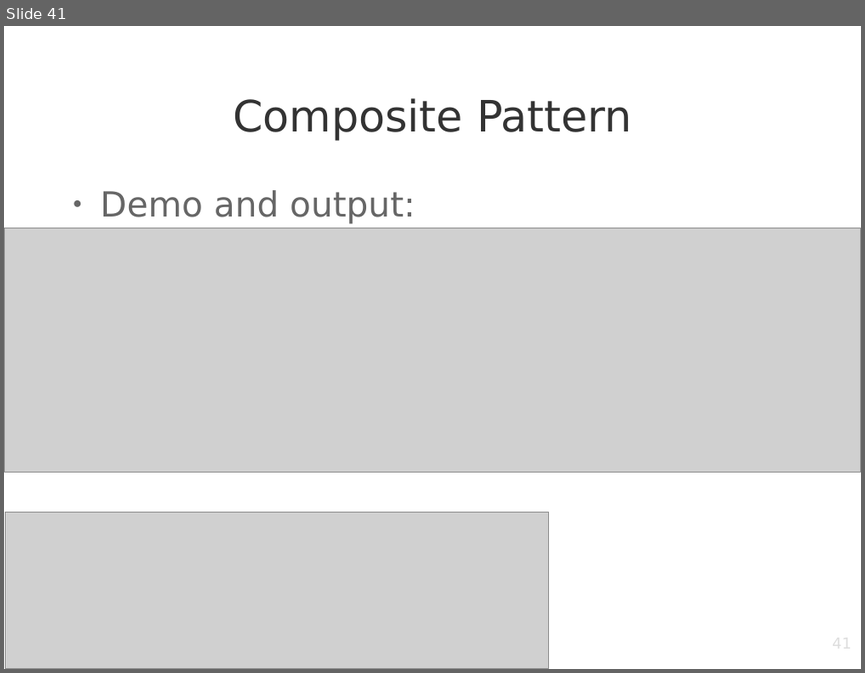
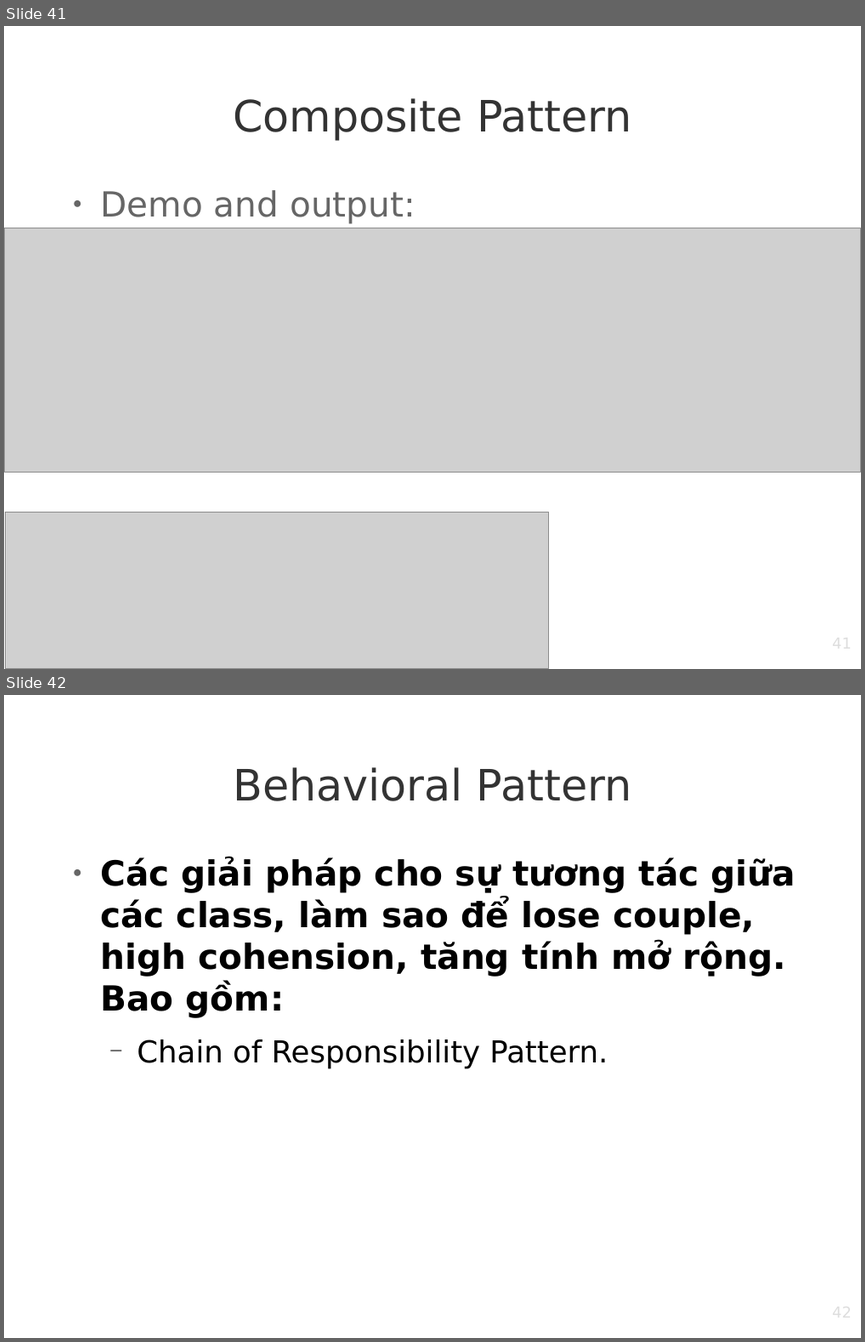
Before and after one commit to hatrunguet98/application-demo-java, a slide deck: DesignPattern.odp. Shown one above the other, each under a label of ours: slide 41 before the commit, slides 41 and 42 after it. The pictures are 865x673 and 865x1342 pixels, drawn with LibreOffice and Linux fonts; fonts in the diff are those of the drawing; grey boxes stand for pictures; background and template pictures are left out. Boxes give left, top, right and bottom in pixels: in the first picture for what was removed or moved away, otherwise in the second. Text is boxed around its words. In the diff, an @@ line names an element or a change of style, - is before the commit and + after.

```diff
--- a/DesignPattern.odp
+++ b/DesignPattern.odp
@@ slide 42 added at (x1=4, y1=695, x2=861, y2=1338), background picture (left out) @@
@@ title added at (x1=233, y1=767, x2=632, y2=801), 40 pt, text #333333 @@
+Behavioral Pattern
@@ text added at (x1=100, y1=857, x2=795, y2=1069), 32 pt, text #000000, bold @@
+● Các giải pháp cho sự tương tác giữa các class, làm sao để lose couple, high cohension, tăng tính mở rộng. Bao gồm:
+  − Chain of Responsibility Pattern.
@@ page number added at (x1=653, y1=1303, x2=852, y2=1338), 14 pt, text #DDDDDD @@
+42
```
Also in this commit, not shown: 2 slides changed, 6 other slides added, 17 other files.
